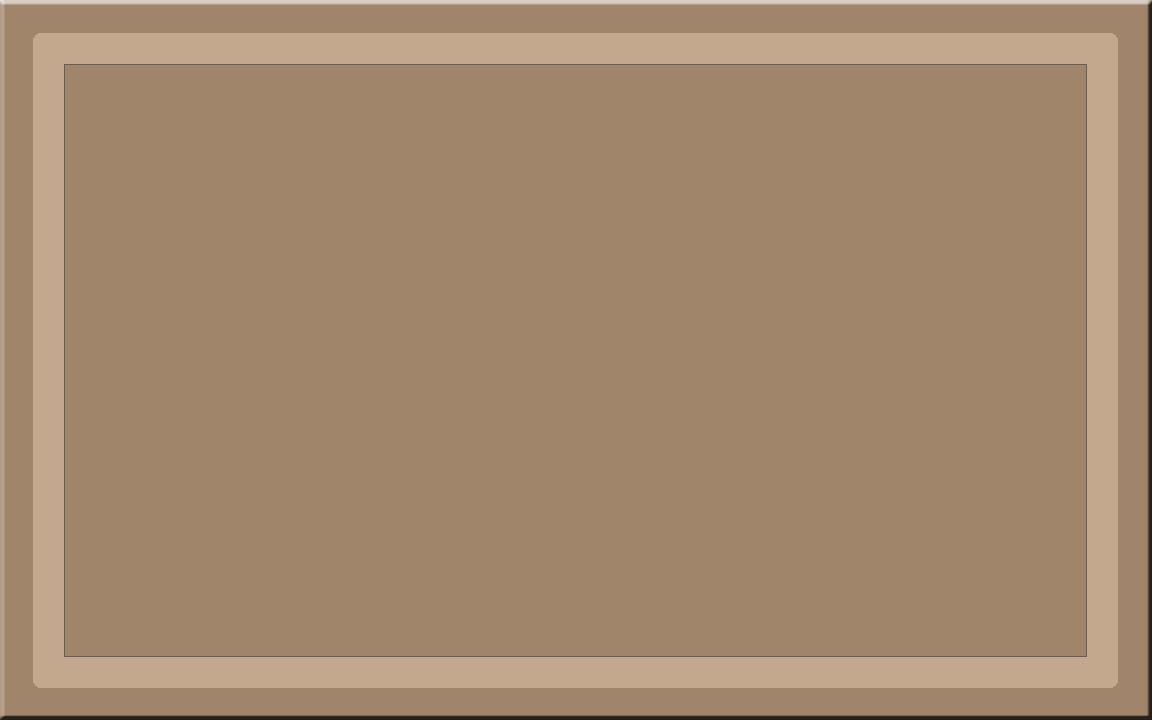
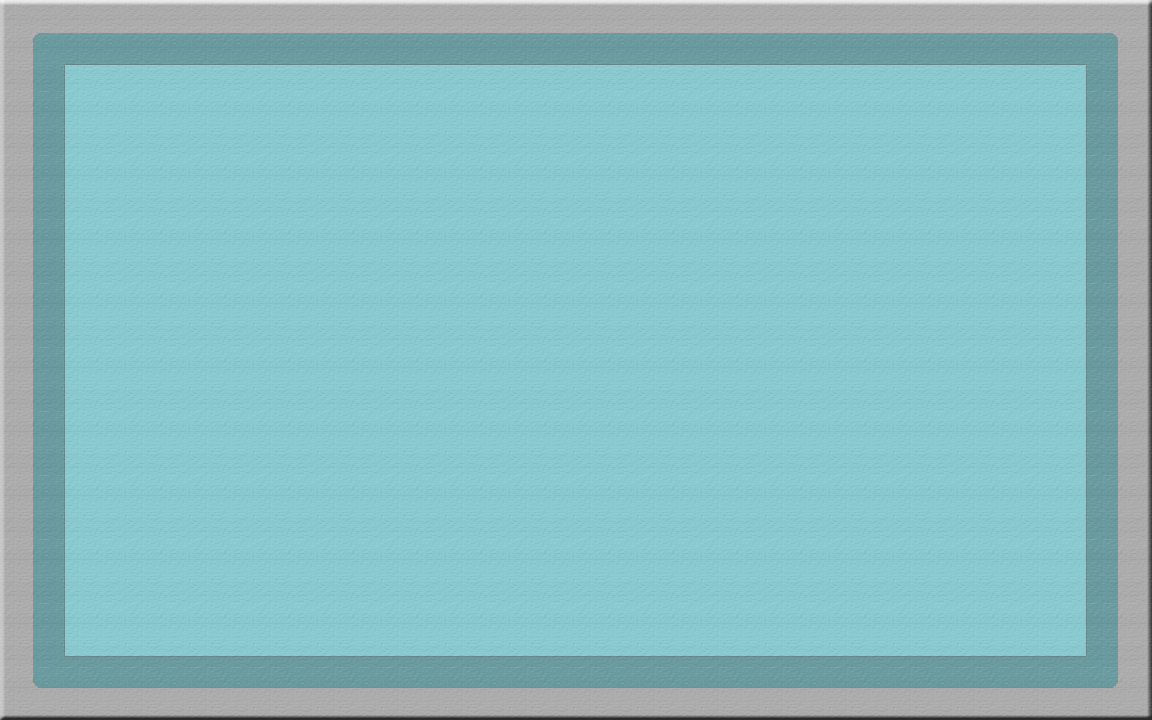
Two versions of the same layered image (1152px x 720px). Layer-by-layer changes:
added layer "Rounded Rectangle 2" (1st of 2) above "Rounded Rectangle 2" over [0, 0, 1152, 720]
